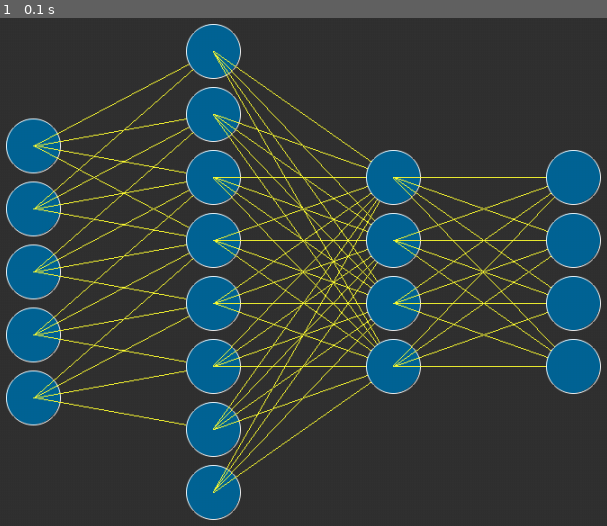
Above: before the commit, frame 1.
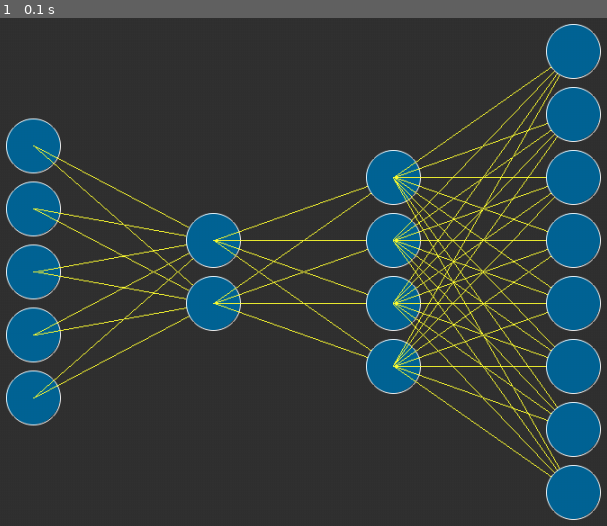
Above: after the commit, the same moment.

Repository: lnyaki/neural_nets
Game: pygame game, started from src/testLayers.py
The game is run twice, just before and just after one commit, with the same random seed, the same clock (stepped at 60 frames per second) and the same inputs.
Inputs:
- Up to frame 1 (0.1 s): no input

The runs differ from the first frame. In frame 1, 13% of the frame differs, in the area x 5-100%, y 1-99%.

Commit message:
FullMesh connection implemented

Diff:
--- a/src/neuralNet.py
+++ b/src/neuralNet.py
@@ -8,13 +8,14 @@
 	SPACE_BETWEEN_NEURONS 	= 10
 
 	LAYER_CONNECTION_DEPH	= 1
-	MAX_NEURON_CONNECTIONS 	= None
+	maxNeuronConnections 	= None
+	FULLMESH = -1
 
 	position = None
 	layers = []
 
 	def __init__(self, position, neuronsPerLayers, maxNeuronConnections = 4):
-		self.MAX_NEURON_CONNECTIONS = maxNeuronConnections
+		self.maxNeuronConnections = maxNeuronConnections
 		self.position 	= position
 		self.layers 	= self.generateLayers(neuronsPerLayers)
 		self.connectAllLayers()
@@ -90,7 +91,9 @@
 
 
 	def connectCurrentLayer(self,currentLayer,layersToConnectTo):
-		listNumberOfConnectionsToLayers = self.distributeConnectionsToLayers(len(layersToConnectTo), self.MAX_NEURON_CONNECTIONS)
+
+
+		listNumberOfConnectionsToLayers = self.distributeConnectionsToLayers(layersToConnectTo, self.maxNeuronConnections)
 
 		numberOfLayersToConnect = len(layersToConnectTo)
 
@@ -103,13 +106,20 @@
 
 
 
-	def distributeConnectionsToLayers(self,numberOfLayers, numberOfNeuronConnections):
+	def distributeConnectionsToLayers(self,layersToConnectTo, numberOfNeuronConnections,):
 		''' Returns a list containing how many connections must be made on each layer
 		'''
 		layersConnectionList	= []
 		availlableConnections 	= numberOfNeuronConnections
-
-		if(numberOfLayers == 1):
+		numberOfLayers = len(layersToConnectTo)
+
+		if(numberOfNeuronConnections == self.FULLMESH) and numberOfLayers > 0 :
+			layersConnectionList = [len(layersToConnectTo[0].neurons)]
+
+		elif numberOfLayers == 0 :
+			pass
+
+		elif(numberOfLayers == 1):
 			layersConnectionList.append(numberOfNeuronConnections)
 
 		elif (numberOfLayers == 2):
--- a/src/testLayers.py
+++ b/src/testLayers.py
@@ -21,8 +21,8 @@
 
 	gameDisplay 		= initializeGameDisplay(WINDOW_SIZE)
 	neuralNetPosition 	= (200,100)
-	layersStructure 	= [5,8,4,4]
-	neuralNet 			= NeuralNet(neuralNetPosition,layersStructure)
+	layersStructure 	= [5,2,4,8]
+	neuralNet 			= NeuralNet(neuralNetPosition,layersStructure,NeuralNet.FULLMESH)
 
 	darkGrey 			= (50,50,50)
 
